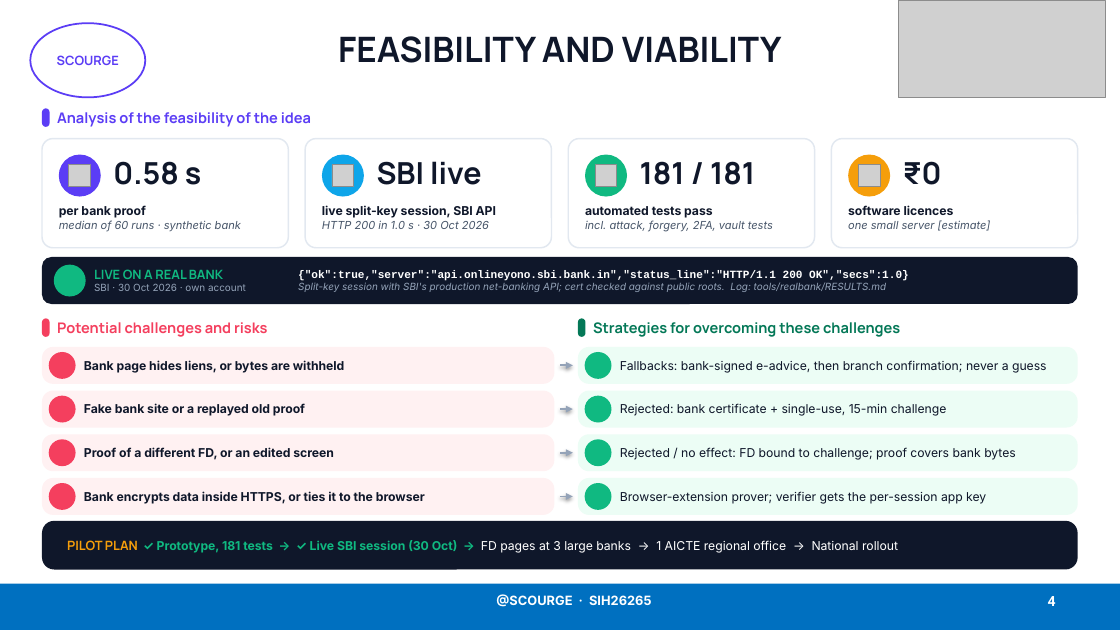
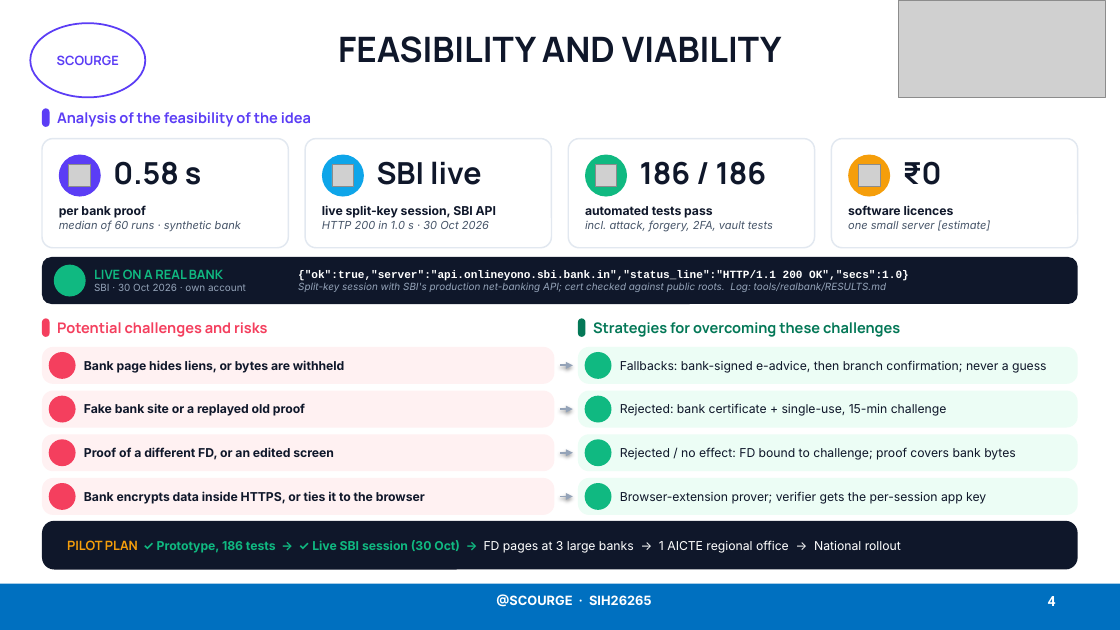
Before and after one commit to Lakki007/Arnavax-Scourge-SIH26265, a slide deck: slide 4 of docs/ppt/Scourge_SIH26265_Idea.pptx. Drawn at 1120x630 pixels with LibreOffice and Linux fonts; fonts in the diff are those of the drawing; grey boxes stand for pictures; background and template pictures are left out. Boxes give left, top, right and bottom in pixels: in the first picture for what was removed or moved away, otherwise in the second. Text is boxed around its words. In the diff, an @@ line names an element or a change of style, - is before the commit and + after.

```diff
--- a/docs/ppt/Scourge_SIH26265_Idea.pptx
+++ b/docs/ppt/Scourge_SIH26265_Idea.pptx
@@ text at [640,161,767,185]: text changed @@
-181 / 181
+186 / 186
@@ text at [67,540,901,553]: text changed @@
-PILOT PLAN ✓ Prototype, 181 tests → ✓ Live SBI session (30 Oct) → FD pages at 3 large banks → 1 AICTE regional office → National rollout
+PILOT PLAN ✓ Prototype, 186 tests → ✓ Live SBI session (30 Oct) → FD pages at 3 large banks → 1 AICTE regional office → National rollout
```
Also in this commit, not shown: 4 other slides changed, 17 other files.
